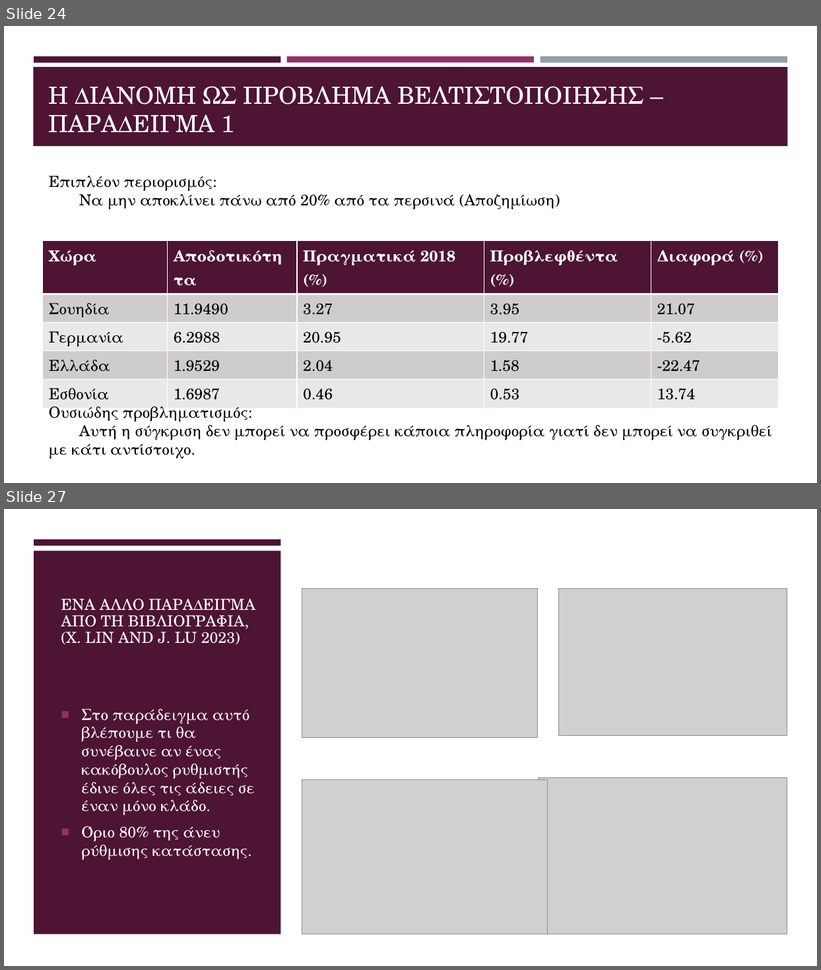
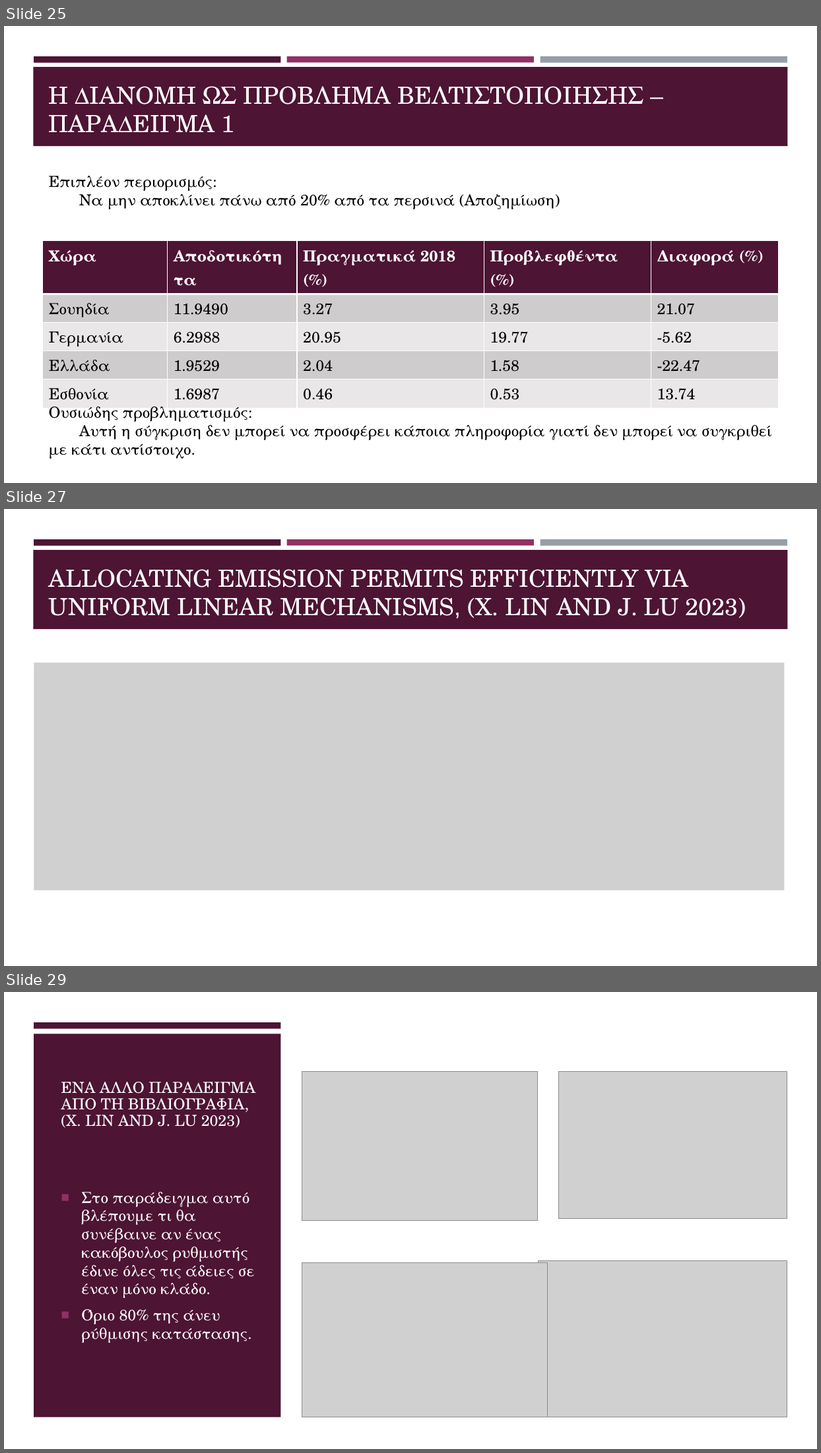
Before and after one commit to kwpap/Diplomatiki_kwpap_step_1, a slide deck: Thesis/Παρουσίαση.pptx. Shown one above the other, each under a label of ours: slides 24 and 27 before the commit, slides 25, 27 and 29 after it; the slides between them are not shown. The pictures are 821x970 and 821x1453 pixels, drawn with LibreOffice and Linux fonts; fonts in the diff are those of the drawing; grey boxes stand for pictures. Boxes give left, top, right and bottom in pixels: in the first picture for what was removed or moved away, otherwise in the second. Text is boxed around its words. In the diff, an @@ line names an element or a change of style, - is before the commit and + after.

```diff
--- a/Thesis/Παρουσίαση.pptx
+++ b/Thesis/Παρουσίαση.pptx
@@ slide 27 added at box(4, 509, 817, 966), background #FFFFFF; not listed: 4 template elements that a slide beside it also shows @@
@@ title added at box(49, 569, 746, 619), 28 pt, text #FFFFFF @@
+ALLOCATING EMISSION PERMITS EFFICIENTLY VIA UNIFORM LINEAR MECHANISMS, (X. LIN AND J. LU 2023)
@@ picture added at box(34, 663, 785, 891) @@
@@ what was slide 24 is now slide 25 @@
@@ what was slide 27 is now slide 29 @@
```
Also in this commit, not shown: 11 slides changed, 4 other slides added, 1 slide removed, 1 other file.
